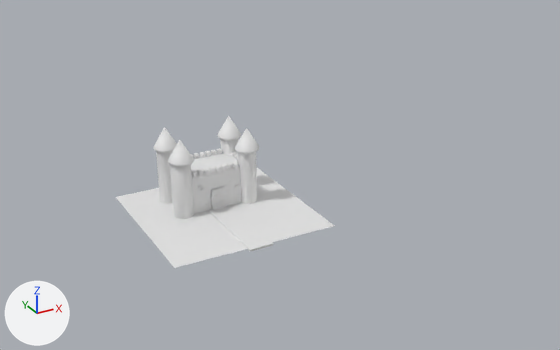
Before and after pictures for a commit that changed the Blender file Castle.blend.
Before and after are seen from a 50 mm camera at (-35.7, -80.2, 43.2) aimed at (7.6, -1.5, 3.9). Every picture has the same lights, and +X, +Y and +Z are marked at lower left.

Script lines for the objects in view, before the commit:
```python
ob_cone = bpy.data.objects.new('Cone', me_cone)
ob_cone.location = (-4.49, 1.21, 8.58)
ob_cone.scale = (1.44, 1.44, 1.44)
ob_cube = bpy.data.objects.new('Cube', me_cube_001)
ob_cube.location = (0.0, 3.66, 2.56)
ob_cube.scale = (4.54, 2.82, 2.53)
ob_cube_001 = bpy.data.objects.new('Cube.001', me_cube_002)
ob_cube_001.location = (-2.89, 1.21, 5.13)
ob_cube_001.scale = (0.269, 0.345, 0.4)
ob_cube_002 = bpy.data.objects.new('Cube.002', me_cube_012)
ob_cube_002.location = (-2.89, 6.05, 5.27)
ob_cube_002.scale = (0.269, 0.345, 0.4)
ob_cube_012 = bpy.data.objects.new('Cube.012', me_cube_014)
ob_cube_012.location = (0.12, -4.26, 0.0)
ob_cube_012.scale = (1.51, 6.55, 0.126)
ob_cylinder = bpy.data.objects.new('Cylinder', me_cylinder)
ob_cylinder.location = (-4.48, 1.29, 3.62)
ob_cylinder.scale = (1.22, 1.22, 3.65)
ob_cylinder_001 = bpy.data.objects.new('Cylinder.001', me_cylinder_001)
ob_cylinder_001.location = (4.36, 1.29, 3.62)
ob_cylinder_001.scale = (1.22, 1.22, 3.65)
ob_cylinder_002 = bpy.data.objects.new('Cylinder.002', me_cylinder_002)
ob_cylinder_002.location = (4.36, 6.21, 3.62)
ob_cylinder_002.scale = (1.22, 1.22, 3.65)
ob_cylinder_003 = bpy.data.objects.new('Cylinder.003', me_cylinder_003)
ob_cylinder_003.location = (-4.48, 6.23, 3.62)
ob_cylinder_003.scale = (1.22, 1.22, 3.65)
# also in view: 'Plane' at (0.0, 0.0, 0.0)
```
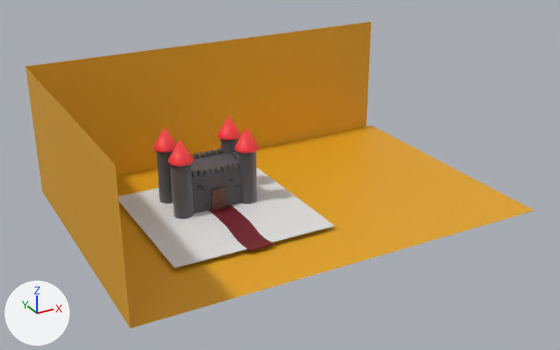
Where the change shows, as pixel boxes (x1, y1, x2, y2) in the pictures (560 x 350 px):
'Plane.001', added (orange): after (25, 22, 535, 328)
'Cube', recoloured: (170, 153, 241, 214) in both
'Cube.012', reshaped: before (208, 205, 273, 251); after (209, 205, 273, 251)
'Cylinder', recoloured: (171, 164, 194, 219) in both
'Cylinder.001', recoloured: (237, 152, 257, 204) in both
'Cylinder.003', recoloured: (156, 151, 173, 204) in both
'Cone', recoloured (white to red): (168, 140, 194, 166) in both
'Cone.003', recoloured (white to red): (234, 127, 259, 153) in both
'Cone.001', recoloured (white to red): (153, 127, 177, 152) in both
'Cone.002', recoloured (white to red): (217, 116, 241, 140) in both
'Cube.001', recoloured: (191, 162, 239, 178) in both
'Cylinder.002', recoloured: (220, 138, 239, 154) in both
'Cube.002', recoloured: (191, 148, 222, 159) in both

Edits to the bpy script that builds the scene:
```text
Add mat_path:
    mat_path = bpy.data.materials.new('Path')
    # nodes: BsdfPrincipled, Mapping, OutputMaterial, TexCoord, ValToRGB, Value
    # colours: purple #ac21eb, dark red #731e29
Add mat_top:
    mat_top = bpy.data.materials.new('Top')
    # nodes: BsdfPrincipled, Mapping, OutputMaterial, TexCoord, ValToRGB, Value
    # colours: red #f91435, red #ff4d49
Add mat_top_brick:
    mat_top_brick = bpy.data.materials.new('Top Brick')
    # nodes: BsdfPrincipled, Mapping, OutputMaterial, TexCoord, ValToRGB
    # colours: dark grey #555555, grey #737373
Add mat_fabric:
    mat_fabric = bpy.data.materials.new('Fabric')
    # nodes: BsdfPrincipled, Mapping, OutputMaterial, TexCoord, ValToRGB, Value
    # colours: white #f2ebf4, dark grey #535055
Change me_cube_001:
    where me_cube_001.from_pydata(...)  # 28 vertices, 26 faces; spans x -1.0..1.0, y -1.0..1.0, z -1.0..1.0
    add me_cube_001.materials.append(mat_fabric)
Change me_cylinder:
    where me_cylinder.from_pydata(...)  # 128 vertices, 66 faces; spans x -1.0..1.0, y -1.0..1.0, z -1.0..1.0
    add me_cylinder.materials.append(mat_fabric)
Change me_cylinder_001:
    where me_cylinder_001.from_pydata(...)  # 128 vertices, 66 faces; spans x -1.0..1.0, y -1.0..1.0, z -1.0..1.0
    add me_cylinder_001.materials.append(mat_fabric)
Change me_cylinder_002:
    where me_cylinder_002.from_pydata(...)  # 128 vertices, 66 faces; spans x -1.0..1.0, y -1.0..1.0, z -1.0..1.0
    add me_cylinder_002.materials.append(mat_fabric)
Change me_cylinder_003:
    where me_cylinder_003.from_pydata(...)  # 128 vertices, 66 faces; spans x -1.0..1.0, y -1.0..1.0, z -1.0..1.0
    add me_cylinder_003.materials.append(mat_fabric)
Change me_cone:
    where me_cone.from_pydata(...)  # 161 vertices, 161 faces; spans x -1.08..1.08, y -1.08..1.08, z -1.0..1.0
    add me_cone.materials.append(mat_top)
Change me_cube_002:
    where me_cube_002.from_pydata(...)  # 96 vertices, 98 faces; spans x -1.0..1.0, y -1.0..1.0, z -1.0..1.0
    add me_cube_002.materials.append(mat_top_brick)
Change me_cube_012:
    where me_cube_012.from_pydata(...)  # 96 vertices, 98 faces; spans x -1.0..1.0, y -1.0..1.0, z -1.0..1.0
    add me_cube_012.materials.append(mat_top_brick)
Change me_cone_001:
    where me_cone_001.from_pydata(...)  # 161 vertices, 161 faces; spans x -1.08..1.08, y -1.08..1.08, z -1.0..1.0
    add me_cone_001.materials.append(mat_top)
Change me_cone_005:
    where me_cone_005.from_pydata(...)  # 161 vertices, 161 faces; spans x -1.08..1.08, y -1.08..1.08, z -1.0..1.0
    add me_cone_005.materials.append(mat_top)
Change me_cone_006:
    where me_cone_006.from_pydata(...)  # 161 vertices, 161 faces; spans x -1.08..1.08, y -1.08..1.08, z -1.0..1.0
    add me_cone_006.materials.append(mat_top)
Change me_cube_014:
    used by ob_cube_012; location = (0.12, -4.26, 0.0); scale = (1.51, 6.55, 0.126)
    remove me_cube_014.from_pydata(...)  # 8 vertices, 6 faces; spans x -1.0..1.0, y -1.0..1.0, z -1.0..1.0
    add me_cube_014.from_pydata(...)  # 48 vertices, 46 faces; spans x -1.13..1.11, y -1.0..1.0, z -1.57..1.0
    me_cube_014 part 1
    6 faces are deleted
    16 vertices are added at x -1.13..1.11, y -0.76..0.5, z -1.57..1.0
    6 new vertices lie (1.0, 0.0, 0.0) away from vertices in x -1.13..-1.0, y -1.0..1.0, z -1.57..1.0
    6 new vertices lie (0.0, 0.25, 0.0) away from vertices in x -1.13..0.87, y -0.76, z -1.57..0.43
    6 new vertices lie (0.13, 0.26, 0.57) away from vertices in x -1.13..0.87, y -0.51, z -1.57..0.43
    6 new vertices lie (1.01, 0.0, 0.0) away from vertices in x -0.89, y 0.0..0.5, z -1.0..1.0
    46 new faces join them
    add me_cube_014.materials.append(mat_path)
Add me_plane_001:
    me_plane_001.from_pydata([(-1.0, -1.0, 0.0), (1.0, -1.0, 0.0), (-1.0, 1.0, 0.0), (1.0, 1.0, 0.0), (-1.0, 1.0, 0.96), (1.0, 1.0, 0.96), (-1.0, -1.0, 0.96), (-1.0, 1.0, 0.96), (1.97, -1.0, 0.0), (1.97, 1.0, 0.0), (1.92, 1.0, 0.0), (1.92, 1.0, 0.96)], [], [(0, 1, 3, 2), (2, 3, 5, 4), (0, 2, 7, 6), (3, 1, 8, 9), (5, 3, 10, 11)])
    me_plane_001.materials.append(mat_material_001)  # orange #e7a71c
Add ob_plane_001:
    ob_plane_001 = bpy.data.objects.new('Plane.001', me_plane_001)
    ob_plane_001.location = (0.0, 0.0, -0.61)
    ob_plane_001.scale = (18.0, 18.0, 18.0)
```
